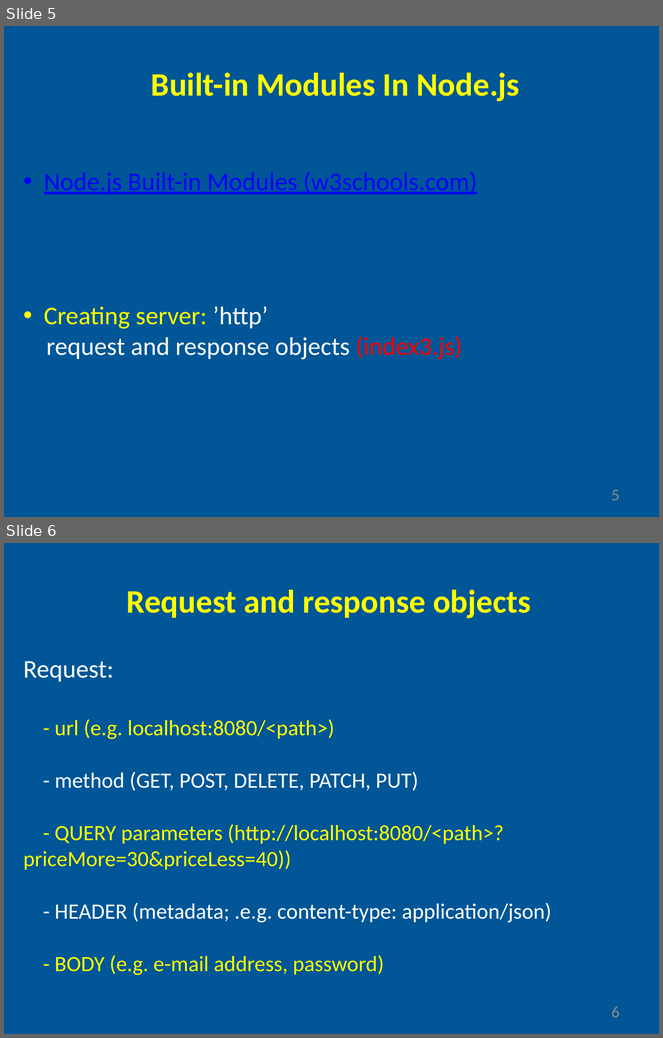
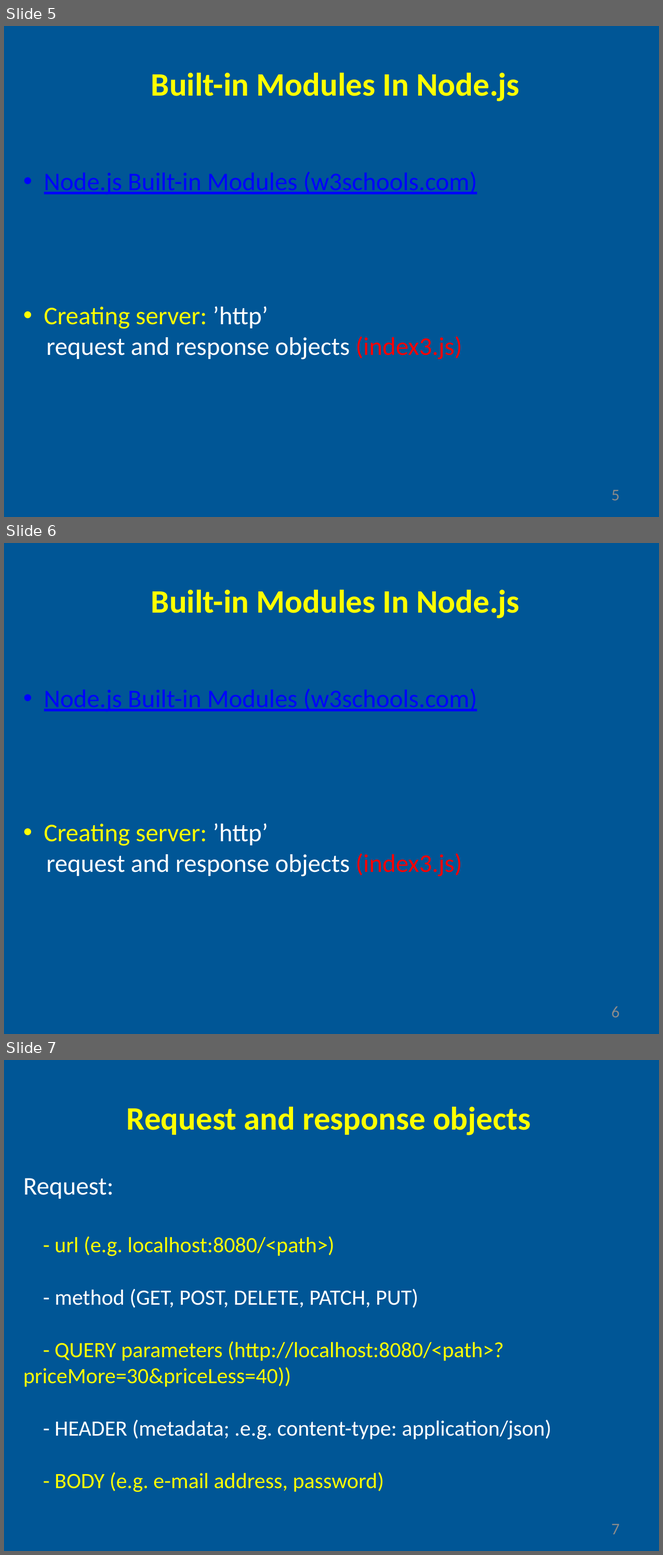
Before and after one commit to gyoryakos/presentations, a slide deck: nodejs.pptx. Shown one above the other, each under a label of ours: slides 5 and 6 before the commit, slides 5, 6 and 7 after it. The pictures are 663x1038 and 663x1555 pixels, drawn with LibreOffice and Linux fonts; fonts in the diff are those of the drawing. Boxes give left, top, right and bottom in pixels: in the first picture for what was removed or moved away, otherwise in the second. Text is boxed around its words. In the diff, an @@ line names an element or a change of style, - is before the commit and + after.

```diff
--- a/nodejs.pptx
+++ b/nodejs.pptx
@@ slide 6 added at (x1=4, y1=543, x2=659, y2=1034), background #005696 @@
@@ text added at (x1=151, y1=589, x2=520, y2=618), 36 pt, text #FFFF00, bold @@
+Built-in Modules In Node.js
@@ text added at (x1=44, y1=689, x2=478, y2=711), 28 pt, text #0000FF, underline @@
+• Node.js Built-in Modules (w3schools.com)
@@ text added at (x1=44, y1=823, x2=462, y2=877), 28 pt, text #FFFFFF @@
+• Creating server: ’http’
+request and response objects (index3.js)
@@ page number added at (x1=611, y1=1007, x2=620, y2=1018), 18 pt, text #8C8C8C @@
+6
@@ what was slide 6 is now slide 7 @@
@@ page number at (x1=611, y1=1524, x2=620, y2=1535): text changed @@
-6
+7
```
Also in this commit, not shown: 1 other slide added.
